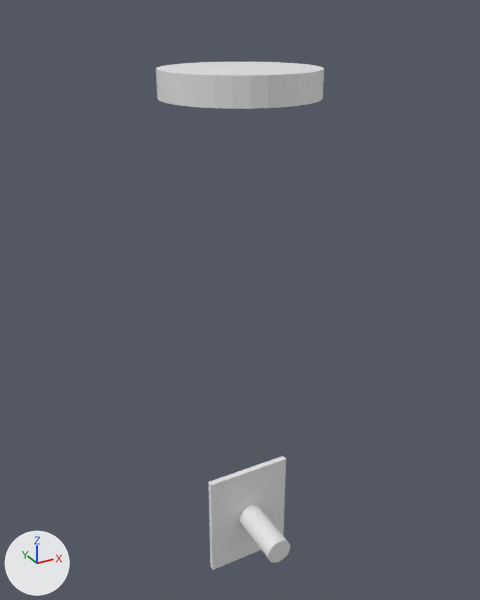
The Blender file model files/case.blend: old version first, new version second.
Before and after are seen from a 50 mm camera at (-4.69, -8.47, 4.37) aimed at (0.04, 0.14, 0.07). The axes (+X, +Y, +Z) are drawn at lower left. The lights are the same throughout. The same objects are shown in both versions, whatever each file hides.

Names of what the first picture shows: 'Cylinder.008', 'LED'.
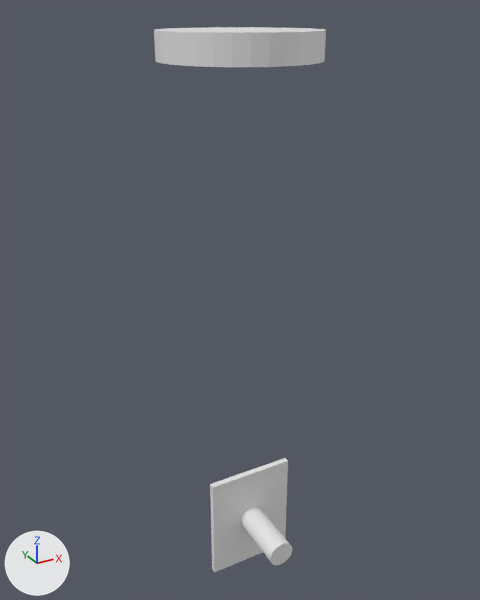
Where the change shows, as pixel boxes [x1, y1, x2, y2] in the pictures (480 x 600 px):
'Cylinder.008', moved: before [156, 62, 324, 109]; after [154, 27, 326, 67]
'LED', moved: before [208, 456, 290, 570]; after [210, 458, 292, 572]

Diff of the bpy script that builds the scene:
```diff
--- a/model files/case.blend.py
+++ b/model files/case.blend.py
@@ ob_cylinder_008 @@
 ob_cylinder_008 = bpy.data.objects.new('Cylinder.008', me_cylinder_004)
-ob_cylinder_008.location = (0.0, 0.06, 3.42)
+ob_cylinder_008.location = (0.0, 0.06, 3.91)
 ob_cylinder_008.rotation_euler = (3.142, 0.0, 0.0)  # degrees (180, 0, 0)
@@ ob_led @@
 ob_led = bpy.data.objects.new('LED', me_cube_002)
-ob_led.location = (0.0, -0.23, -3.97)
+ob_led.location = (0.0, -0.3, -3.97)
 ob_led.rotation_euler = (-1.571, 4.712, 0.0)  # degrees (-90, 270, 0)
```
